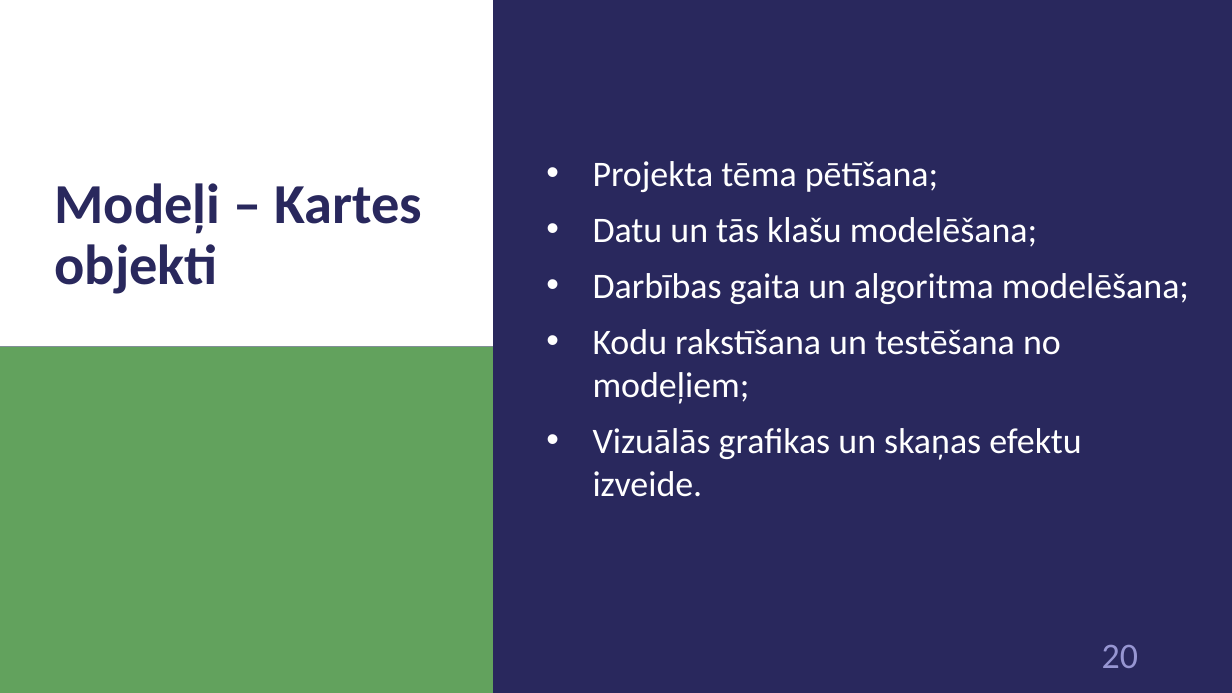
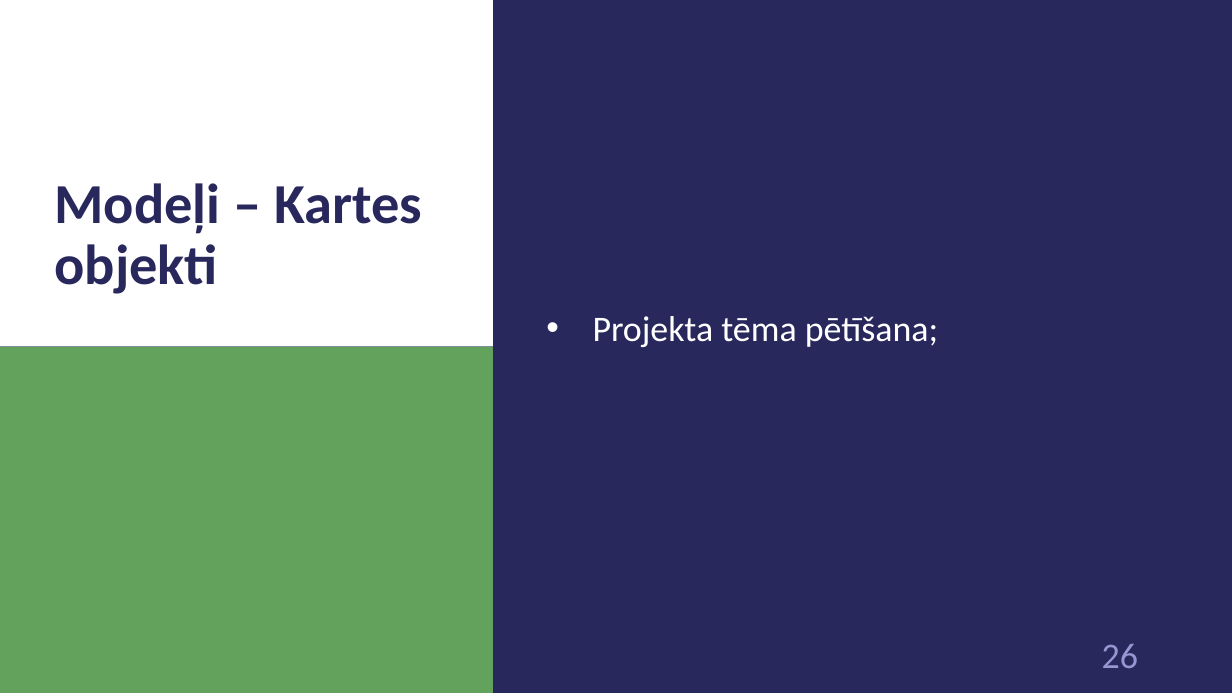
Before and after one commit to 1ivyatan/drumstalotajs, a slide deck: slide 26 of Documentation/Prezentācija.pptx (slide 20 before the commit). Drawn at 1232x693 pixels with LibreOffice and Linux fonts; fonts in the diff are those of the drawing. Boxes give left, top, right and bottom in pixels: in the first picture for what was removed or moved away, otherwise in the second. Text is boxed around its words. In the diff, an @@ line names an element or a change of style, - is before the commit and + after.

Commit message:
add model images

```diff
--- a/Documentation/Prezentācija.pptx
+++ b/Documentation/Prezentācija.pptx
@@ text at [593,217,1189,497]: paragraphs removed @@
-• Datu un tās klašu modelēšana;
-• Darbības gaita un algoritma modelēšana;
-• Kodu rakstīšana un testēšana no modeļiem;
-• Vizuālās grafikas un skaņas efektu izveide.
@@ page number at [1102,644,1138,668]: text changed @@
-20
+26
```
Also in this commit, not shown: 3 other slides changed, 13 slides added, 1 slide removed.
